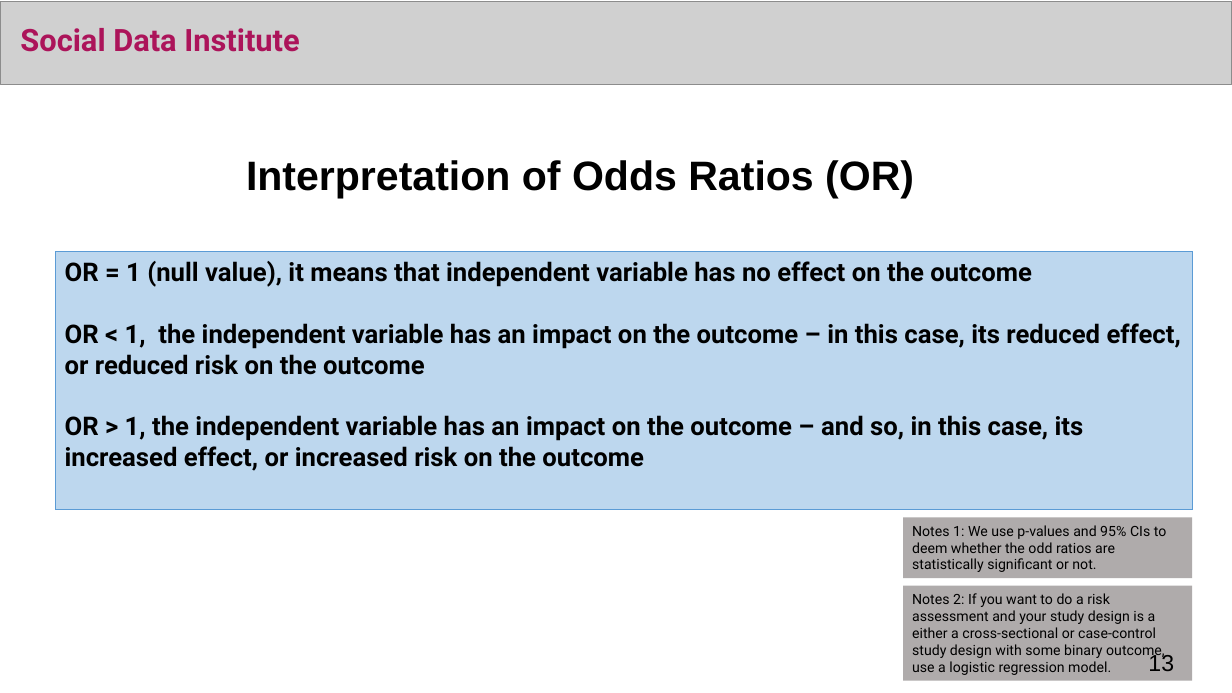
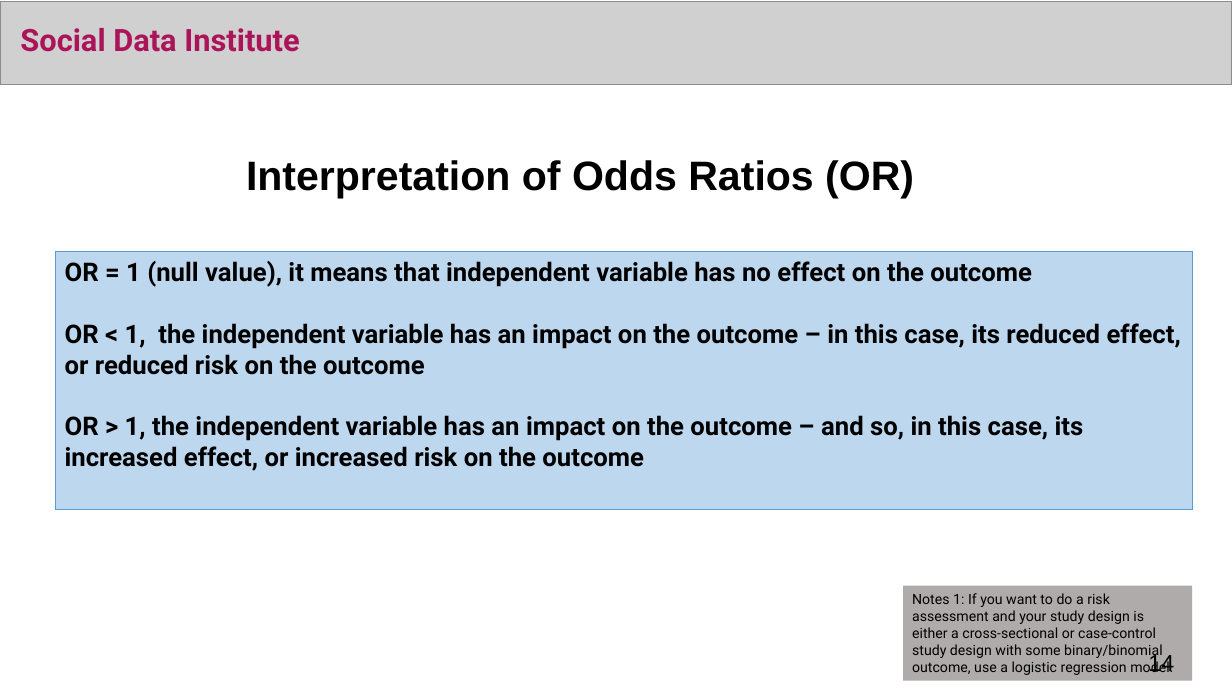
Before and after one commit to UCLPG-MSC-SGDS/UCL-SODA-CPD-RStan, a slide deck: slide 14 of Archived/2022_23/Day 2 Lecture - Bayesian Generalised Linear Regression Models.pptx (slide 13 before the commit). Drawn at 1232x693 pixels with LibreOffice and Linux fonts; fonts in the diff are those of the drawing; grey boxes stand for pictures. Boxes give left, top, right and bottom in pixels: in the first picture for what was removed or moved away, otherwise in the second. Text is boxed around its words. In the diff, an @@ line names an element or a change of style, - is before the commit and + after.

```diff
--- a/Archived/2022_23/Day 2 Lecture - Bayesian Generalised Linear Regression Models.pptx
+++ b/Archived/2022_23/Day 2 Lecture - Bayesian Generalised Linear Regression Models.pptx
@@ rectangle removed at bbox=[903, 518, 1192, 579] @@
-Notes 1: We use p-values and 95% CIs to deem whether the odd ratios are statistically significant or not.
@@ text in rectangle at bbox=[912, 593, 1173, 675]: text changed @@
-Notes 2: If you want to do a risk assessment and your study design is a either a cross-sectional or case-control study design with some binary outcome, use a logistic regression model.
+Notes 1: If you want to do a risk assessment and your study design is either a cross-sectional or case-control study design with some binary/binomial outcome, use a logistic regression model.
@@ page number at bbox=[1148, 653, 1174, 672]: text changed @@
-13
+14
```
Also in this commit, not shown: 12 other slides changed, 2 slides added, 1 slide removed, 33 other files.
